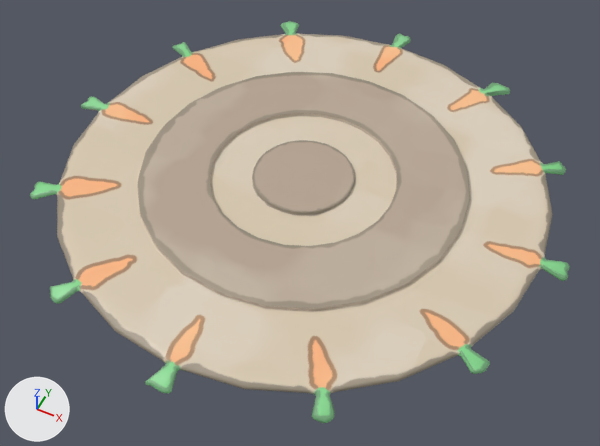
A saved change to the FBX model Dust-Bunnies/Assets/Art Assets/Environment_Art/Props/rugs/circular_rug.fbx.
Camera for both pictures: a 50 mm camera at (1.07, -2.17, 2.44) aimed at (0.05, -0.13, -0.11). Lighting does not change. The marker at lower left points along +X, +Y and +Z. The older version comes first. Where no turn or scale is listed for an object, it has been applied to the vertices.

Objects in the first picture: 'rug_1'.
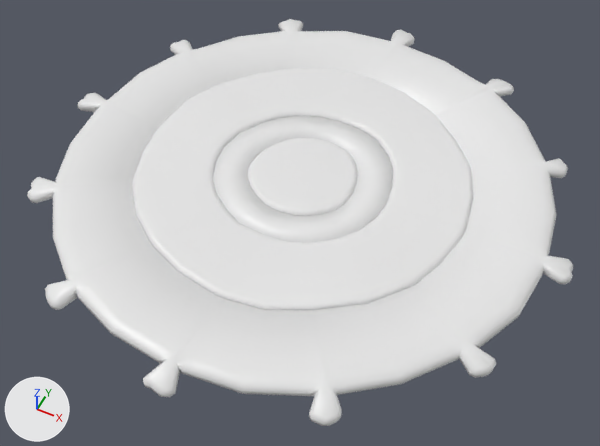
Diff of the bpy script that builds the scene:
```diff
--- a/Dust-Bunnies/Assets/Art Assets/Environment_Art/Props/rugs/circular_rug.fbx.py
+++ b/Dust-Bunnies/Assets/Art Assets/Environment_Art/Props/rugs/circular_rug.fbx.py
@@ mat_outline_shader @@
+mat_outline_shader = principled_material('outline_shader')
+mat_outline_shader.base_color = (0.8, 0.8, 0.8)  # white #e7e7e7
+mat_outline_shader.roughness = 0.4
@@ me_circle_002 @@
 # used by ob_rug_1; location = (0.0, 0.0, 0.0)
-me_circle_002.from_pydata(...)  # 2714 vertices, 2693 faces; spans x -1.09..1.1, y -1.1..1.1, z 0.0..0.04
+me_circle_002.from_pydata(...)  # 5428 vertices, 5386 faces; spans x -1.11..1.11, y -1.11..1.12, z -0.02..0.06
+# me_circle_002 part 1: a new loose piece of 2714 vertices spanning x -1.11..1.11, y -1.11..1.12, z -0.02..0.06, in mat_outline_shader (white #e7e7e7)
 me_circle_002.materials.append(mat_water_color_shader)
+me_circle_002.materials.append(mat_outline_shader)  # white #e7e7e7
```

Pixel boxes (x1, y1, x2, y2) of what changed, in the pictures (600 x 446 px):
'rug_1', reshaped: before (30, 21, 570, 423); after (27, 19, 573, 426)
part 1 of me_circle_002, added: after (27, 19, 573, 426)
